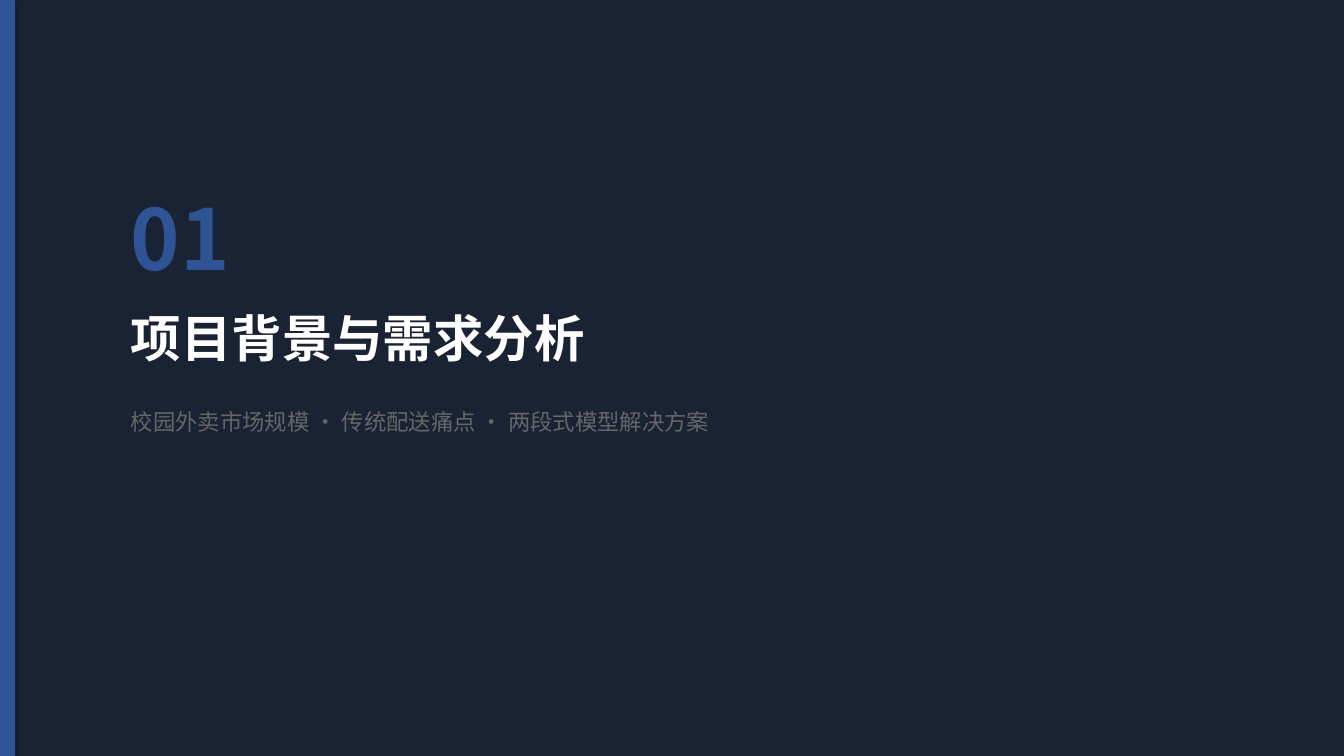
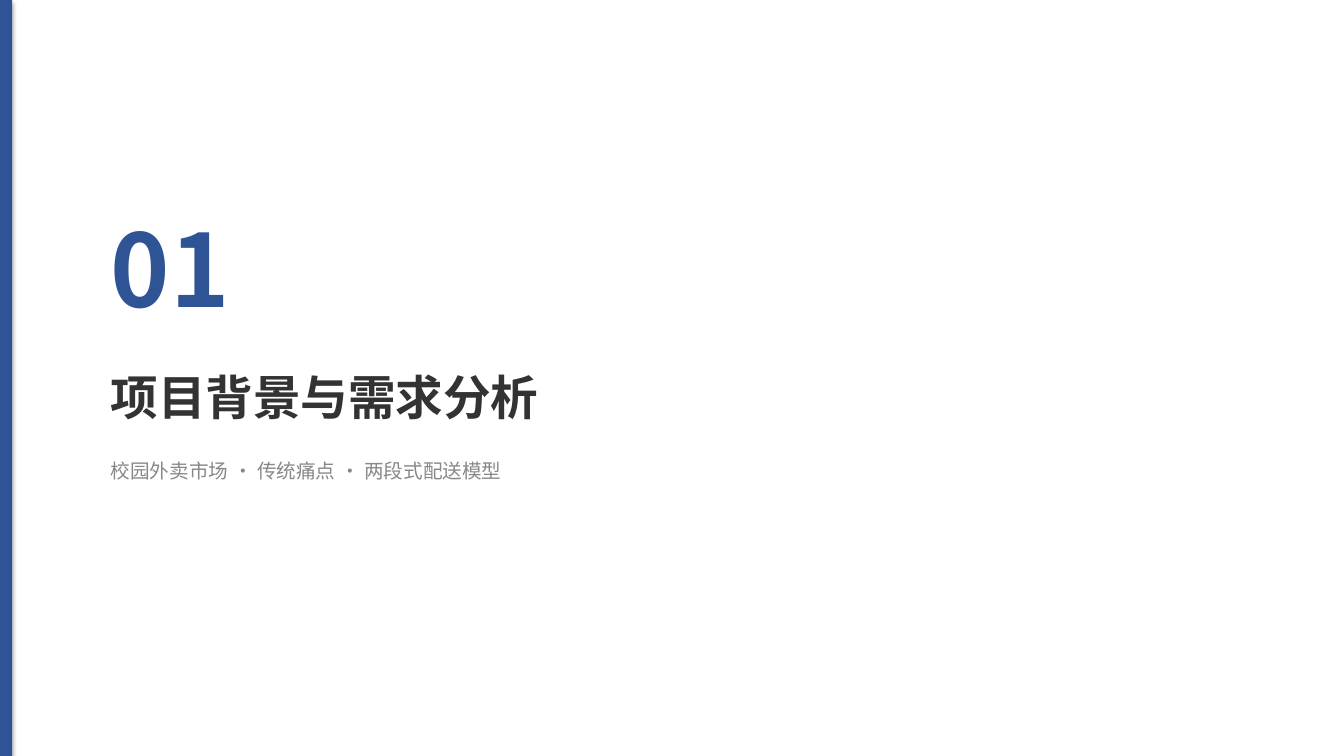
Before and after one commit to sou1maker/database, a slide deck: slide 3 of 校园外卖两段式配送系统_答辩汇报.pptx. Drawn at 1344x756 pixels with LibreOffice and Linux fonts; fonts in the diff are those of the drawing. Boxes give left, top, right and bottom in pixels: in the first picture for what was removed or moved away, otherwise in the second. Text is boxed around its words. In the diff, an @@ line names an element or a change of style, - is before the commit and + after.

```diff
--- a/校园外卖两段式配送系统_答辩汇报.pptx
+++ b/校园外卖两段式配送系统_答辩汇报.pptx
@@ rectangle removed at bbox=[0, 0, 1344, 756] @@
@@ text "01": place and size @@
-text "01" at bbox=[131, 207, 230, 271]
+text "01" at bbox=[111, 231, 230, 309]
@@ text "01" at bbox=[111, 231, 230, 309]: size 60 to 72 pt @@
@@ text "项目背景与需求分析": place and size @@
-text "项目背景与需求分析" at bbox=[131, 314, 585, 362]
+text "项目背景与需求分析" at bbox=[111, 374, 539, 420]
@@ text "项目背景与需求分析" at bbox=[111, 374, 539, 420]: size 36 to 34 pt, text colour #FFFFFF to #333333 @@
@@ text at bbox=[111, 461, 501, 480]: text changed; size 16 to 14 pt; text colour #666666 to #888888 @@
-校园外卖市场规模 · 传统配送痛点 · 两段式模型解决方案
+校园外卖市场 · 传统痛点 · 两段式配送模型
```
Also in this commit, not shown: 23 other slides changed, 18 slides added, 14 slides removed, 1 other file.
